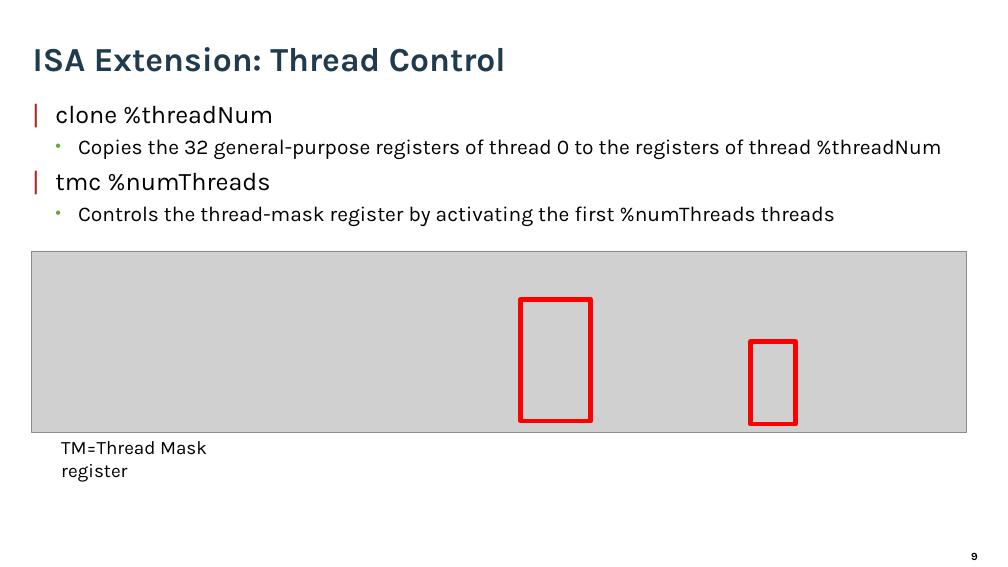
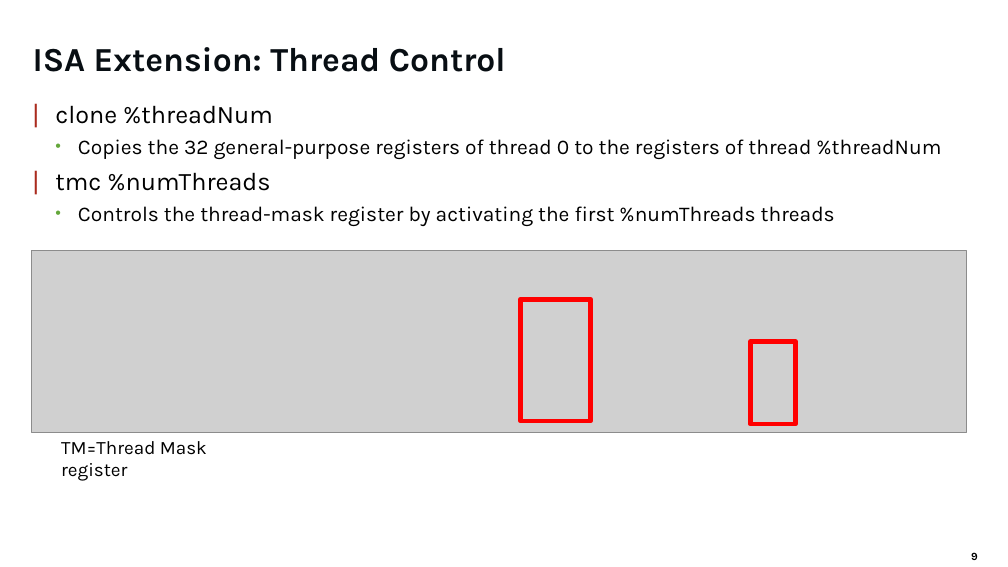
Before and after one commit to vortexgpgpu/vortex, a slide deck: slide 9 of docs/Vortex.pptx. Drawn at 1008x567 pixels with LibreOffice and Linux fonts; fonts in the diff are those of the drawing; grey boxes stand for pictures; background and template pictures are left out. Boxes give left, top, right and bottom in pixels: in the first picture for what was removed or moved away, otherwise in the second. Text is boxed around its words. In the diff, an @@ line names an element or a change of style, - is before the commit and + after.

```diff
--- a/docs/Vortex.pptx
+++ b/docs/Vortex.pptx
@@ text "ISA Extension: Thread Control" at (33,47,506,72): text colour #203A4E to #080E13, letter outline #203A4E 0.71 pt to none @@
```
Also in this commit, not shown: 29 other slides changed, 48 other files.
